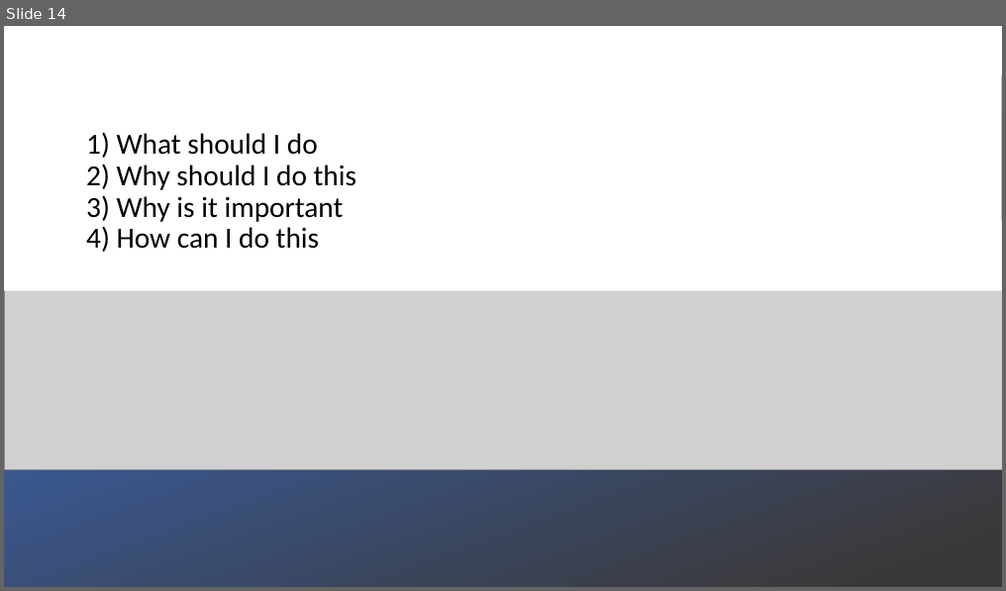
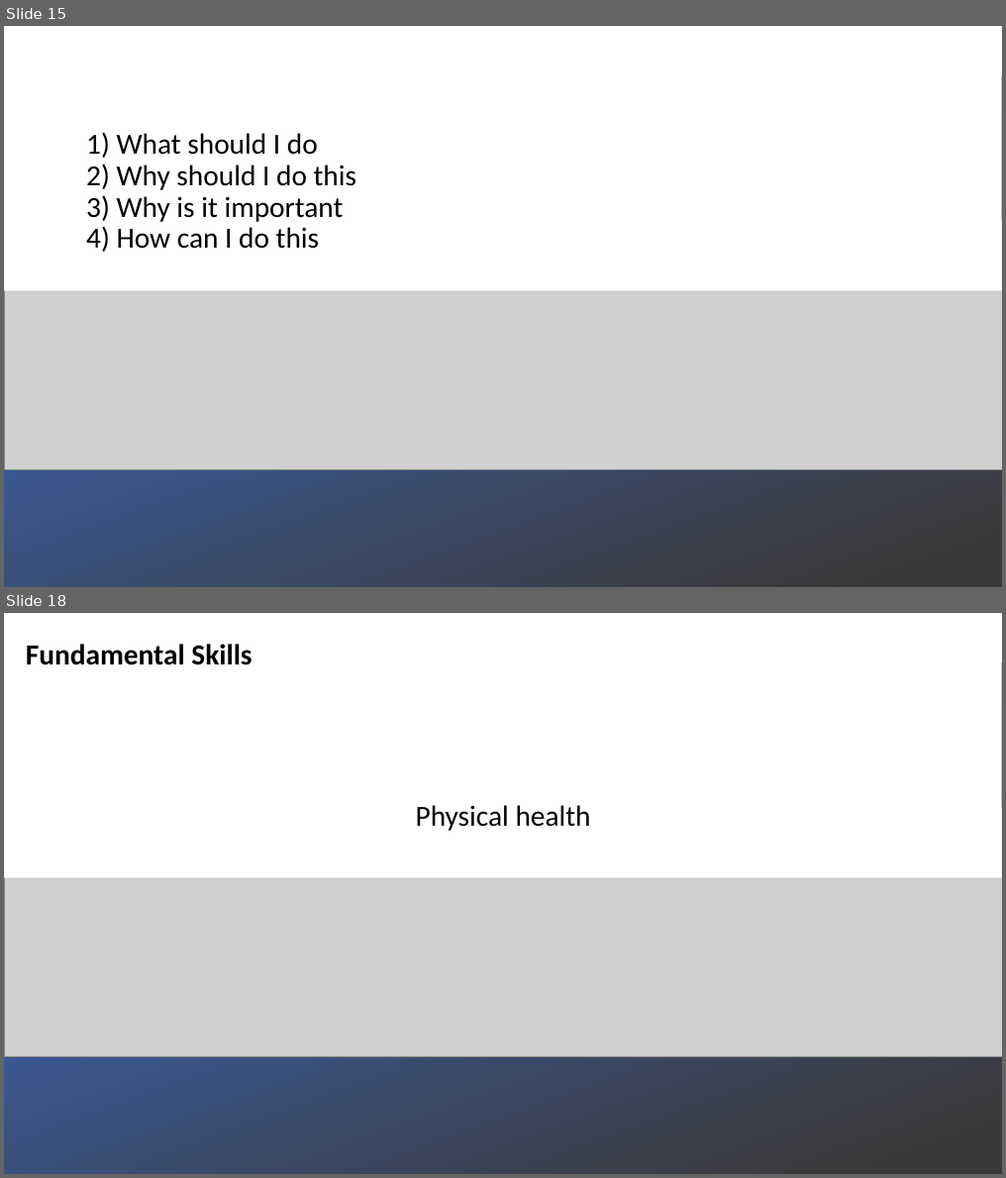
Before and after one commit to VladimirMakarevich/presentations, a slide deck: softskills/self management/self_management.pptx. Shown one above the other, each under a label of ours: slide 14 before the commit, slides 15 and 18 after it; the slides between them are not shown. The pictures are 1006x591 and 1006x1178 pixels, drawn with LibreOffice and Linux fonts; fonts in the diff are those of the drawing; grey boxes stand for pictures. Boxes give left, top, right and bottom in pixels: in the first picture for what was removed or moved away, otherwise in the second. Text is boxed around its words. In the diff, an @@ line names an element or a change of style, - is before the commit and + after.

```diff
--- a/softskills/self management/self_management.pptx
+++ b/softskills/self management/self_management.pptx
@@ slide 18 added at box(4, 613, 1002, 1174), background #FFFFFF @@
@@ rectangle added at box(4, 613, 1002, 878), fill #FFFFFF @@
@@ rectangle added at box(4, 663, 1002, 1174), fill gradient #3965B5 to #3B3838 @@
@@ title added at box(26, 644, 252, 665), 28 pt, text #000000, bold @@
+Fundamental Skills
@@ picture added at box(4, 808, 1002, 1057) @@
@@ text added at box(416, 805, 591, 831), 28 pt, text #000000 @@
+Physical health
@@ what was slide 14 is now slide 15 @@
```
Also in this commit, not shown: 7 slides changed, 4 other slides added.
